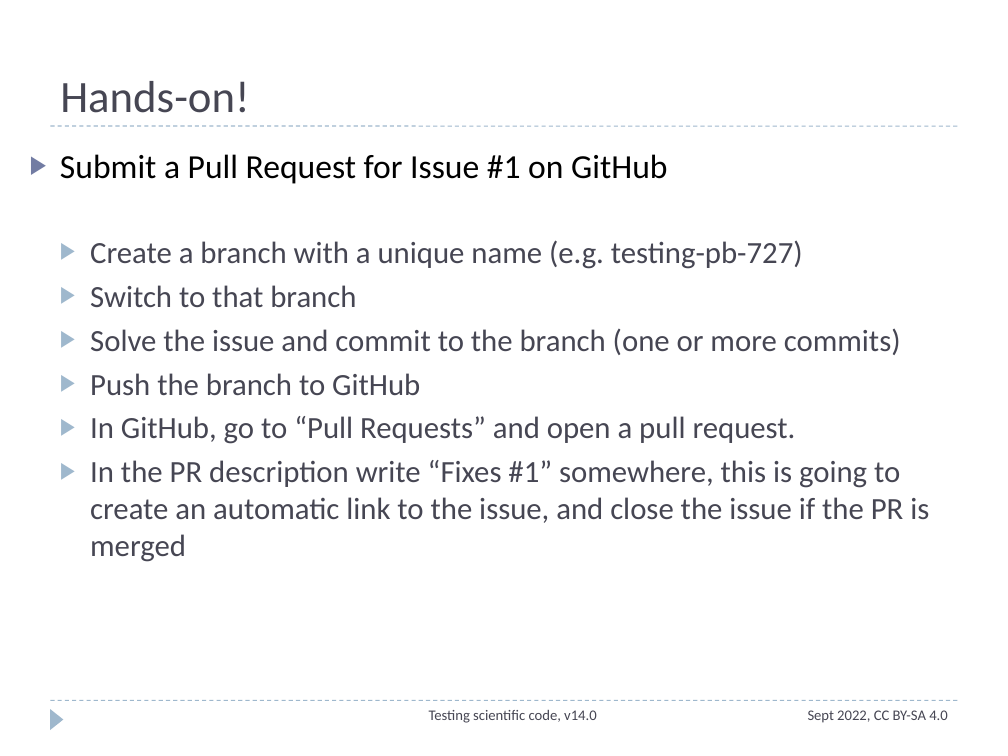
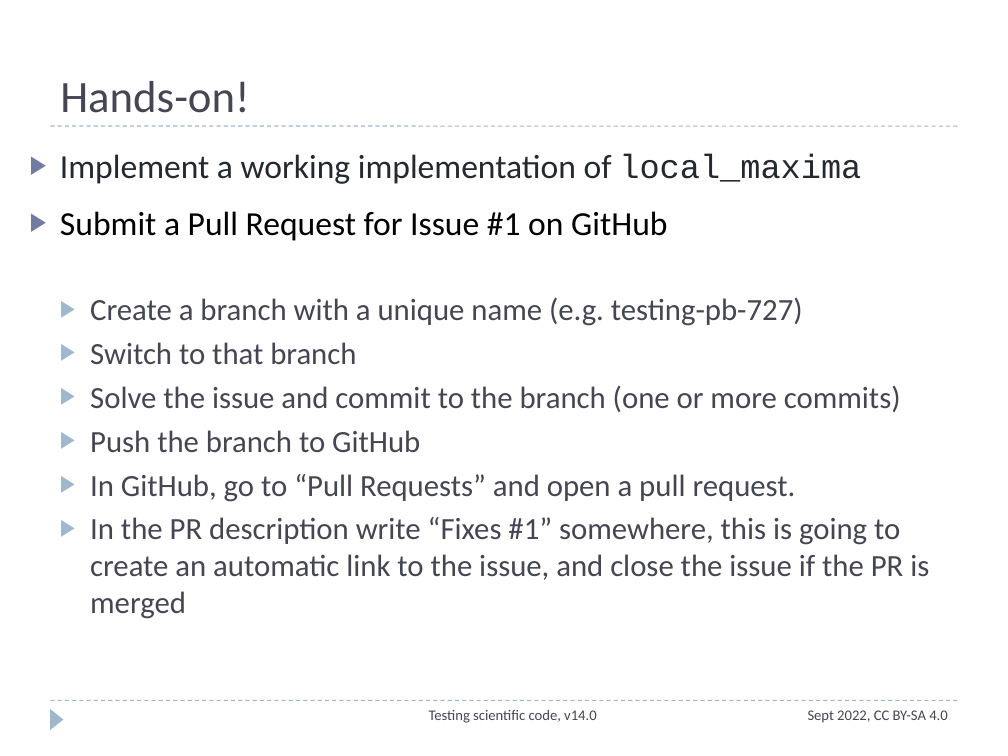
Before and after one commit to ASPP/testing_debugging_profiling, a slide deck: slide 29 of testing_part1.pptx. Drawn at 1008x756 pixels with LibreOffice and Linux fonts; fonts in the diff are those of the drawing. Boxes give left, top, right and bottom in pixels: in the first picture for what was removed or moved away, otherwise in the second. Text is boxed around its words. In the diff, an @@ line names an element or a change of style, - is before the commit and + after.

Commit message:
Update exercise on slides

```diff
--- a/testing_part1.pptx
+++ b/testing_part1.pptx
@@ text at [60,153,861,184]: paragraph added @@
+▶ Implement a working implementation of local_maxima
```
Also in this commit, not shown: 1 other file.
